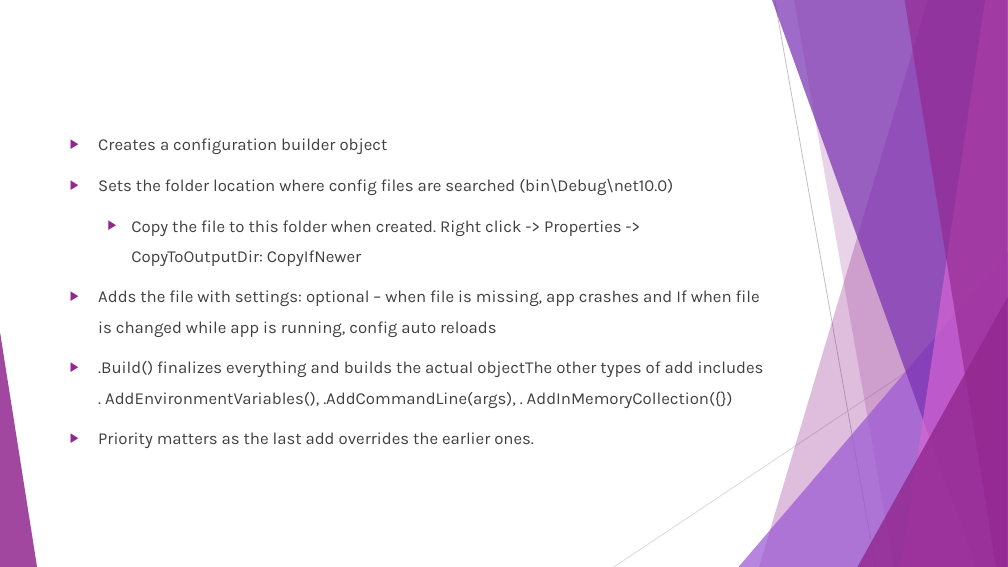
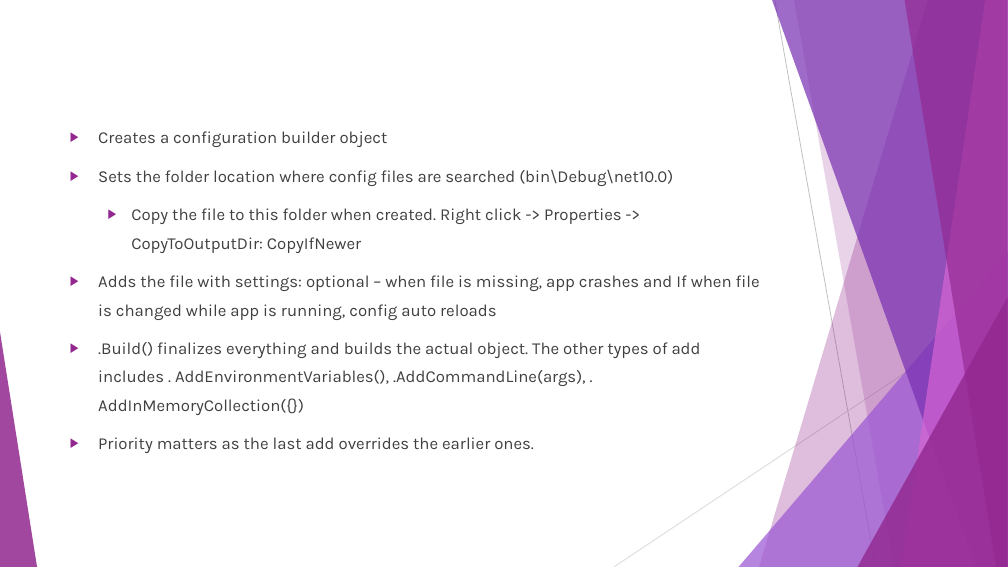
Before and after one commit to Sakthi-kc/Hands-on-.NET-projects, a slide deck: slide 6 of notes/get partner details logics implemented.pptx. Drawn at 1008x567 pixels with LibreOffice and Linux fonts; fonts in the diff are those of the drawing. Boxes give left, top, right and bottom in pixels: in the first picture for what was removed or moved away, otherwise in the second. Text is boxed around its words. In the diff, an @@ line names an element or a change of style, - is before the commit and + after.

```diff
--- a/notes/get partner details logics implemented.pptx
+++ b/notes/get partner details logics implemented.pptx
@@ text at <box>98,131,760,453</box>: line spacing 1.5 to 1.4 @@
@@ text at <box>98,342,701,415</box>: text changed @@
-▶ .Build() finalizes everything and builds the actual objectThe other types of add includes . AddEnvironmentVariables(), .AddCommandLine(args), . AddInMemoryCollection({})
+▶ .Build() finalizes everything and builds the actual object. The other types of add includes . AddEnvironmentVariables(), .AddCommandLine(args), . AddInMemoryCollection({})
```
Also in this commit, not shown: 4 other slides changed, 2 other files.
